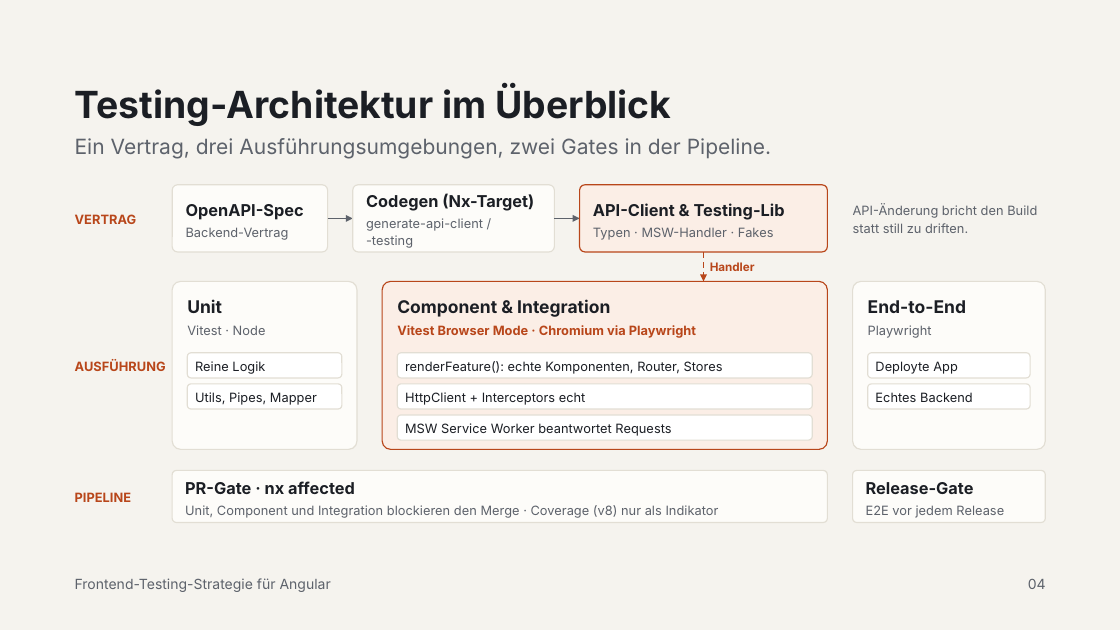
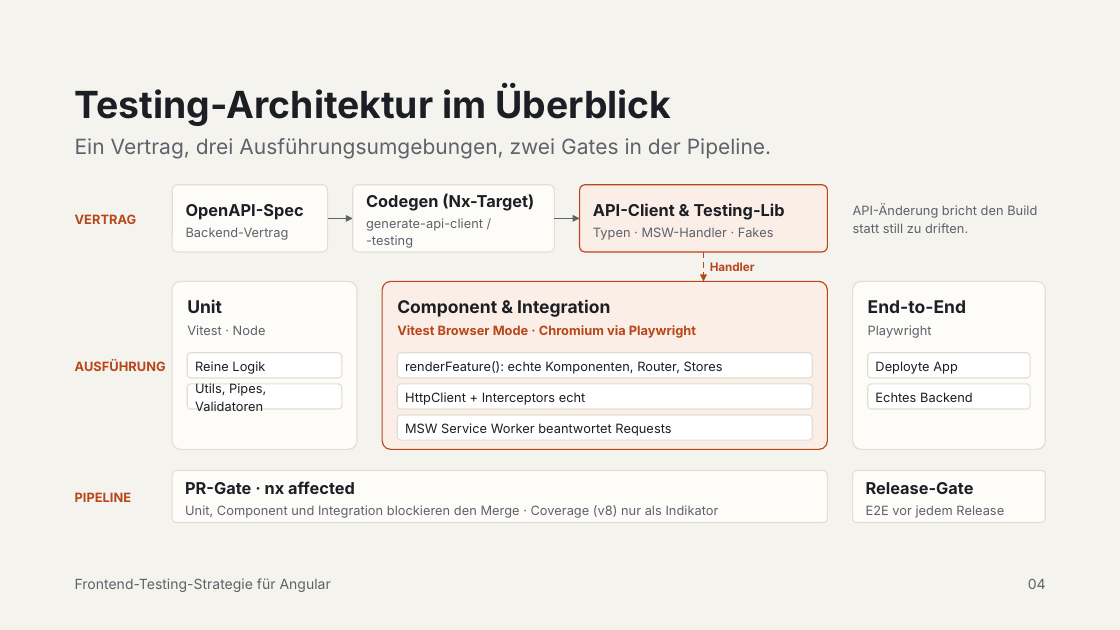
Before and after one commit to michaelbe812/mo-transfer, a slide deck: slide 4 of docs/Frontend-Testing-Strategie für Angular.pptx. Drawn at 1120x630 pixels with LibreOffice and Linux fonts; fonts in the diff are those of the drawing. Boxes give left, top, right and bottom in pixels: in the first picture for what was removed or moved away, otherwise in the second. Text is boxed around its words. In the diff, an @@ line names an element or a change of style, - is before the commit and + after.

```diff
--- a/docs/Frontend-Testing-Strategie für Angular.pptx
+++ b/docs/Frontend-Testing-Strategie für Angular.pptx
@@ text in rounded rectangle at (195,383,266,411): text changed @@
-Utils, Pipes, Mapper
+Utils, Pipes, Validatoren
```
Also in this commit, not shown: 1 other slide changed, 54 other files.
